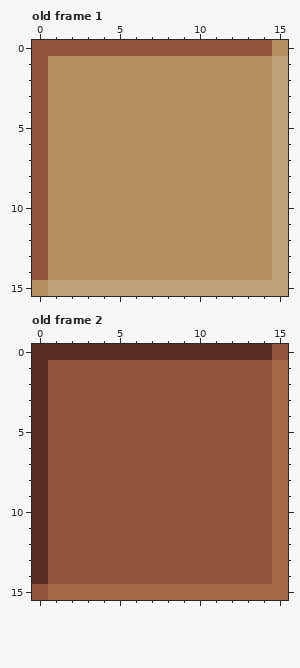
Two versions of one pixel-art file, art/slot.aseprite. Above is the file before it was changed.
16x16 pixels, 2 frames. Shown: old frame 1, old frame 2. The commit also changed other frames, which this record leaves out.
The result:
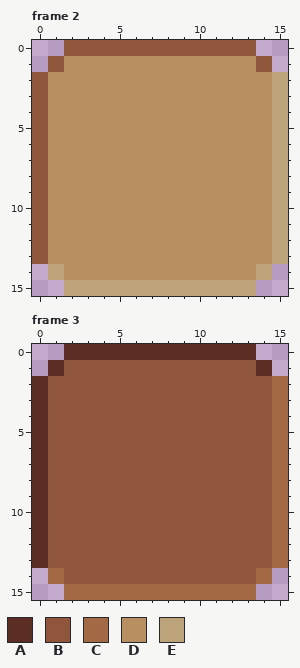
Palette (. is transparent): A #5c2d24  B #8f563b  C #a46a46  D #b88f61  E #bda37a
A new or re-ordered frame is compared with the old frame closest to it.
Edits made:
frames 2 -> 3
frames re-ordered
Frame 2 against old frame 1, layer "slot":
y 0: x 0..1 BB -> ..; x 14..15 BD -> ..
y 1: x 0..1 BD -> .B; x 14..15 DE -> B.
y 14: x 0..1 BD -> .E; x 14..15 DE -> E.
y 15: x 0..1 DE -> ..; x 14..15 EE -> ..
Frame 3 is new; against old frame 2, layer "slot":
y 0: x 0..1 AA -> ..; x 14..15 AB -> ..
y 1: x 0..1 AB -> .A; x 14..15 BC -> A.
y 14: x 0..1 AB -> .C; x 14..15 BC -> C.
y 15: x 0..1 BC -> ..; x 14..15 CC -> ..
Pixel boxes of the changes (left, top, right, bottom) in both pictures:
changed: (32, 40, 64, 72)
changed: (256, 40, 288, 72)
changed: (32, 264, 64, 296)
changed: (256, 264, 288, 296)
changed: (32, 344, 64, 376)
changed: (256, 344, 288, 376)
changed: (32, 568, 64, 600)
changed: (256, 568, 288, 600)
